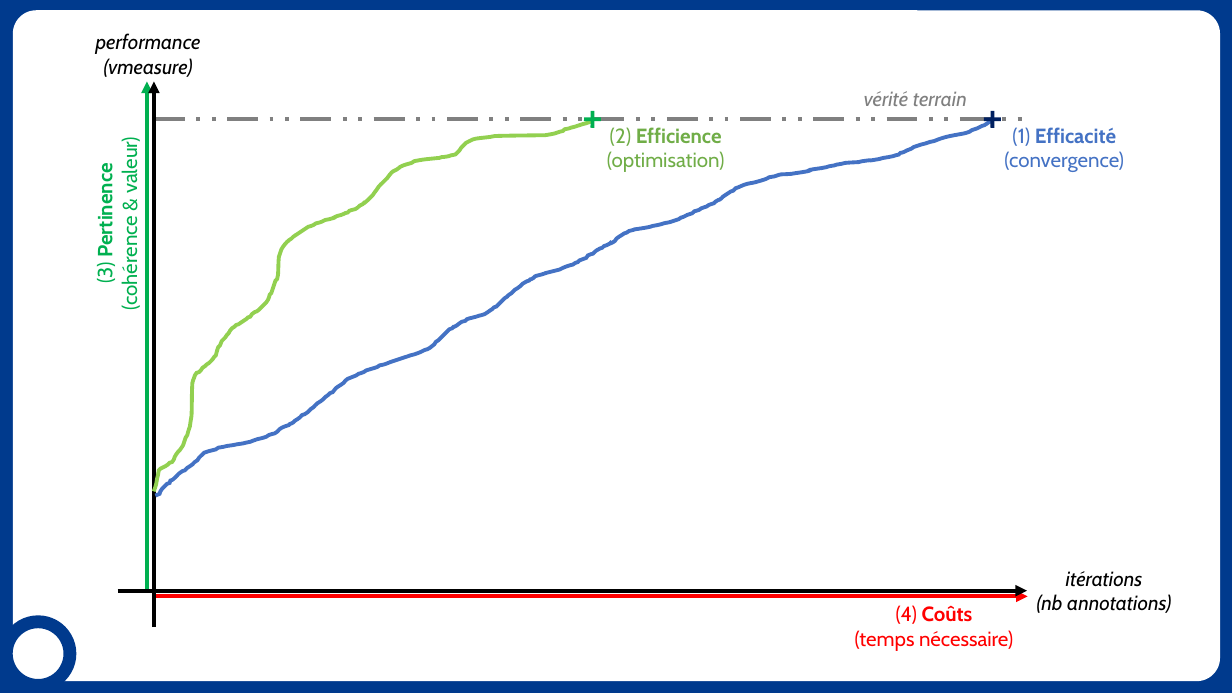
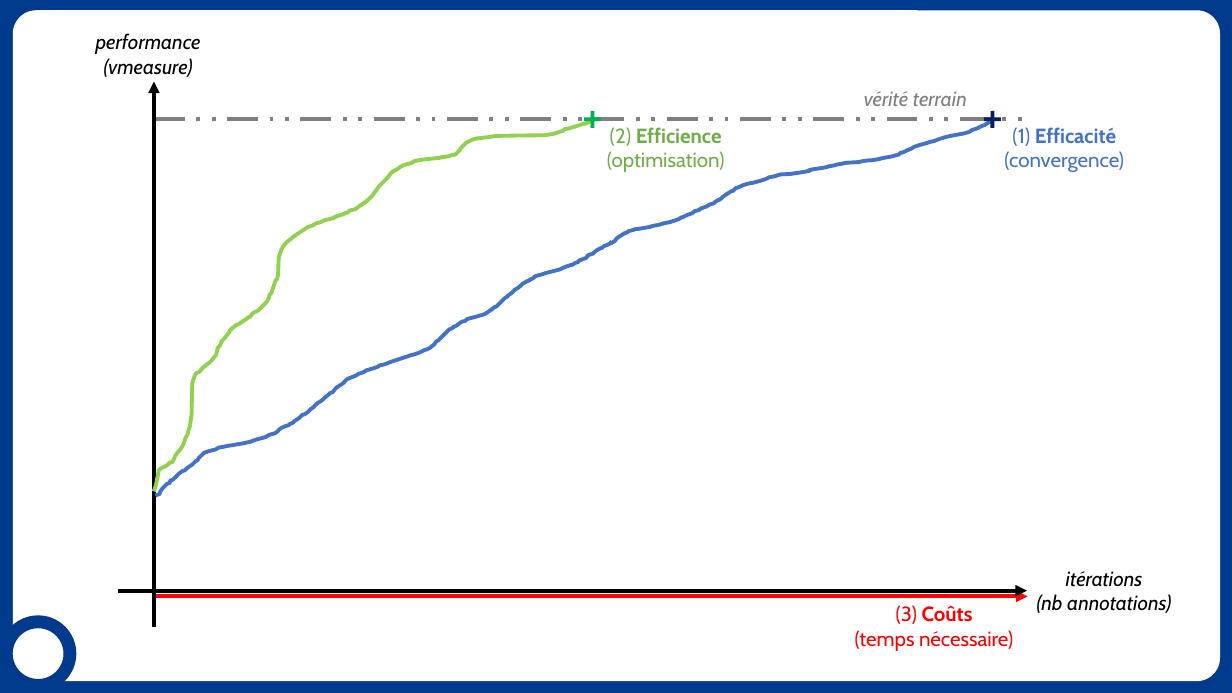
Before and after one commit to erwanschild/interactive-clustering-phd-report, a slide deck: slide 6 of draft/hypotheses.pptx (slide 7 before the commit). Drawn at 1232x693 pixels with LibreOffice and Linux fonts; fonts in the diff are those of the drawing; background and template pictures are left out. Boxes give left, top, right and bottom in pixels: in the first picture for what was removed or moved away, otherwise in the second. Text is boxed around its words. In the diff, an @@ line names an element or a change of style, - is before the commit and + after.

```diff
--- a/draft/hypotheses.pptx
+++ b/draft/hypotheses.pptx
@@ arrow removed from (147, 591) to (147, 81) @@
@@ text removed at (93,142,142,308) @@
-(3) Pertinence
-(cohérence & valeur)
@@ text at (896,605,973,624): text changed @@
-(4) Coûts
+(3) Coûts
```
Also in this commit, not shown: 4 other slides changed, 4 other files.
